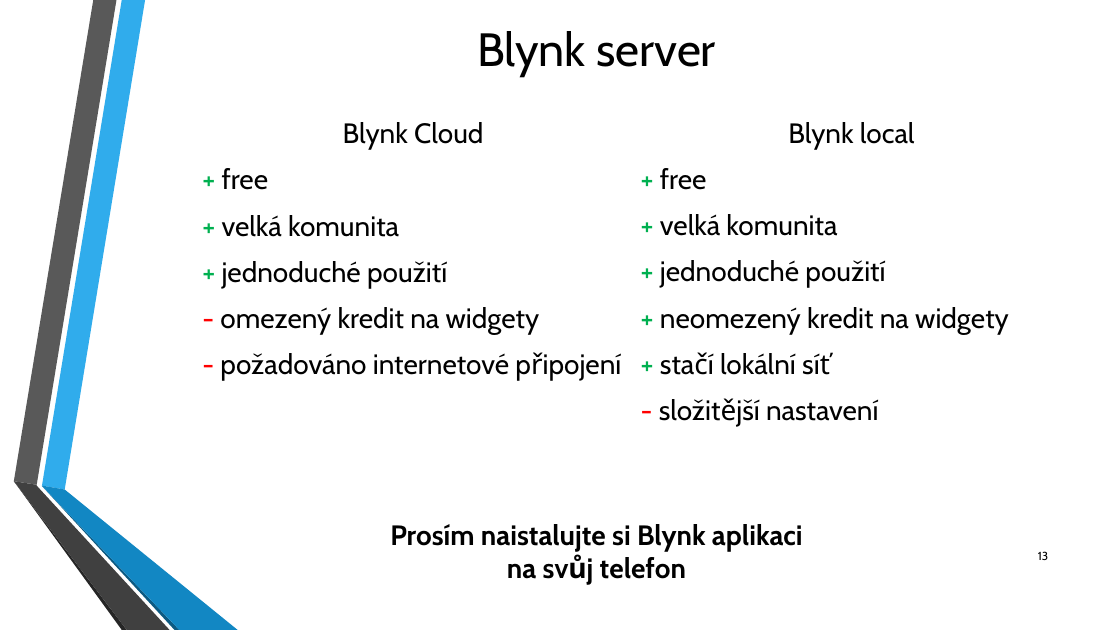
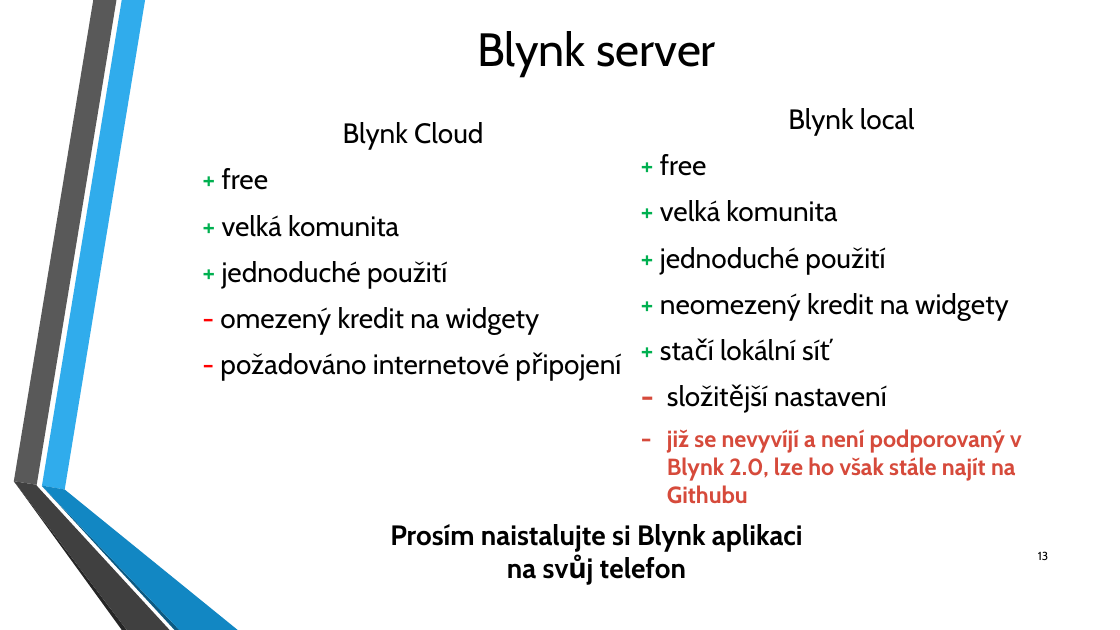
Before and after one commit to fablab-brno/Arduino-Akademie, a slide deck: slide 13 of Workshop 4/Arduino_Workshop_FabLab_4.pptx. Drawn at 1120x630 pixels with LibreOffice and Linux fonts; fonts in the diff are those of the drawing; background and template pictures are left out. Boxes give left, top, right and bottom in pixels: in the first picture for what was removed or moved away, otherwise in the second. Text is boxed around its words. In the diff, an @@ line names an element or a change of style, - is before the commit and + after.

Commit message:
Update
- new sktech for Blynk 2.0
- updated presentation (PPTX & PDF)

```diff
--- a/Workshop 4/Arduino_Workshop_FabLab_4.pptx
+++ b/Workshop 4/Arduino_Workshop_FabLab_4.pptx
@@ text "Blynk local": place and size @@
-text "Blynk local" at [660,122,1009,421]
+text "Blynk local" at [660,108,1022,504]
@@ text at [667,386,1022,504]: text changed; size 24 to 20 pt; text colour #000000 to #D64A3B; bold on @@
-- složitější nastavení
+– složitější nastavení
+– již se nevyvíjí a není podporovaný v Blynk 2.0, lze ho však stále najít na Githubu
```
Also in this commit, not shown: 13 other slides changed, 4 slides added, 1 slide removed, 2 other files.
